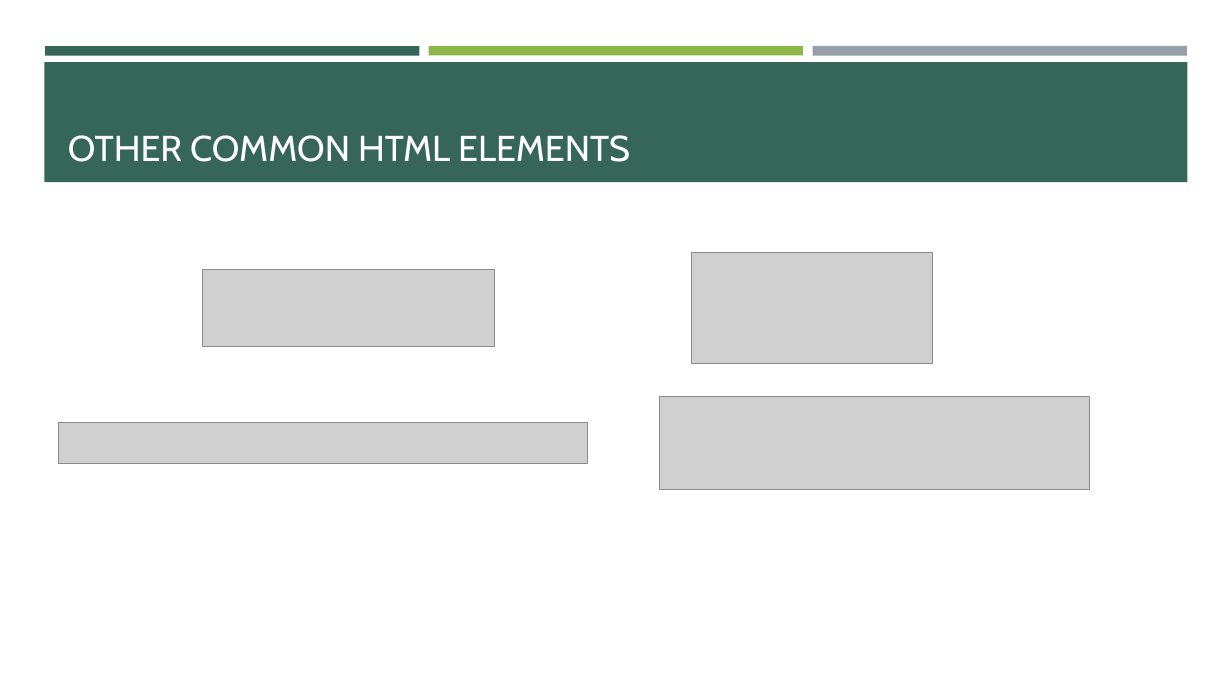
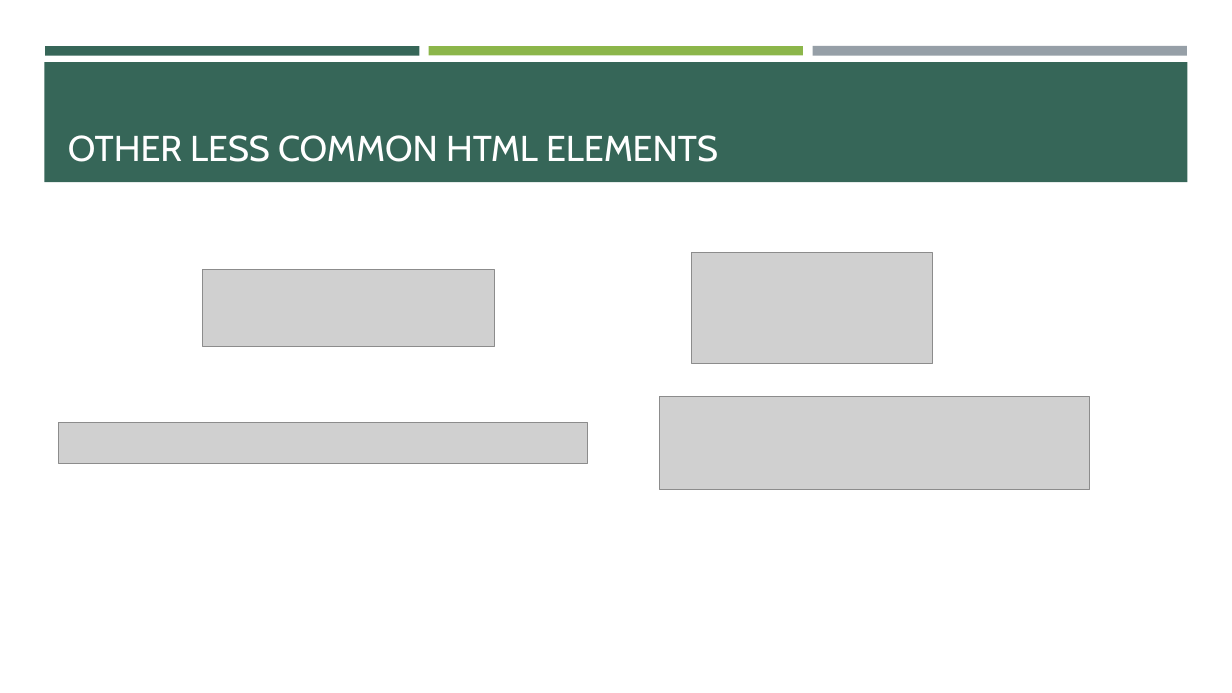
Before and after one commit to e-m-wilson/SNOW, a slide deck: slide 14 of Week_1/003-HTML_&_CSS/HTML-CSS.pptx. Drawn at 1232x693 pixels with LibreOffice and Linux fonts; fonts in the diff are those of the drawing; grey boxes stand for pictures. Boxes give left, top, right and bottom in pixels: in the first picture for what was removed or moved away, otherwise in the second. Text is boxed around its words. In the diff, an @@ line names an element or a change of style, - is before the commit and + after.

```diff
--- a/Week_1/003-HTML_&_CSS/HTML-CSS.pptx
+++ b/Week_1/003-HTML_&_CSS/HTML-CSS.pptx
@@ title at (68, 135, 718, 162): text changed @@
-OTHER COMMON HTML ELEMENTS
+OTHER LESS COMMON HTML ELEMENTS
```
Also in this commit, not shown: 2 other slides changed, 1 slide added, 3 other files.
